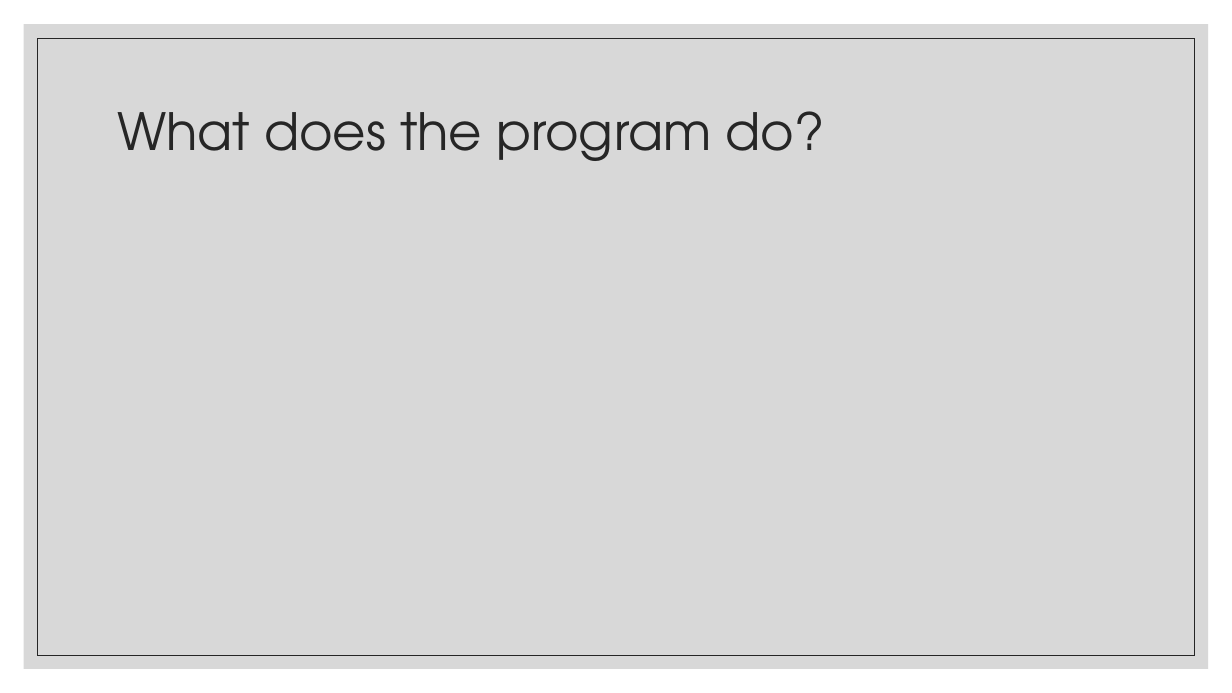
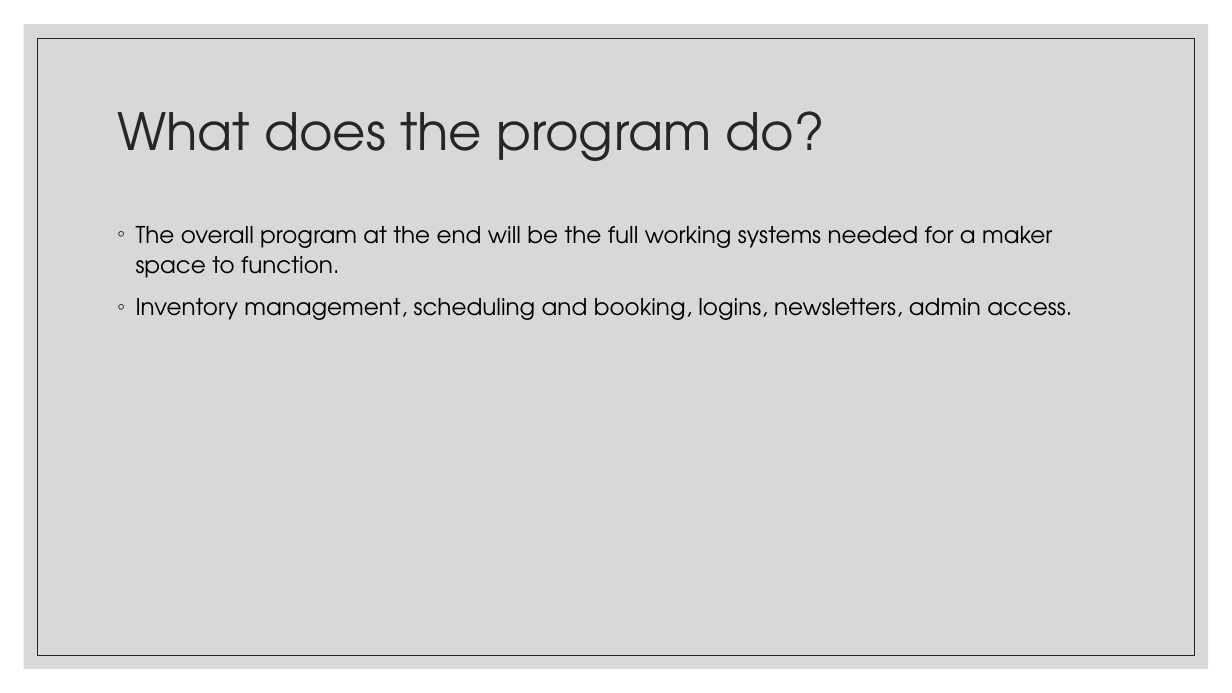
Before and after one commit to KershawK5646/CapstoneProject, a slide deck: slide 3 of Presentation/MakerSpace.pptx. Drawn at 1232x693 pixels with LibreOffice and Linux fonts; fonts in the diff are those of the drawing. Boxes give left, top, right and bottom in pixels: in the first picture for what was removed or moved away, otherwise in the second. Text is boxed around its words. In the diff, an @@ line names an element or a change of style, - is before the commit and + after.

```diff
--- a/Presentation/MakerSpace.pptx
+++ b/Presentation/MakerSpace.pptx
@@ text added at box(136, 226, 1072, 320), 18 pt, text #000000 @@
+◦ The overall program at the end will be the full working systems needed for a maker space to function.
+◦ Inventory management, scheduling and booking, logins, newsletters, admin access.
```
Also in this commit, not shown: 5 other slides changed.
